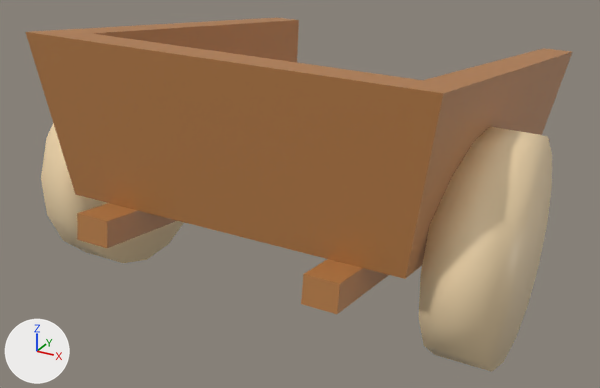
Before and after pictures for a commit that changed the FBX model Assets/3D/Carette.fbx.
Before and after are seen from a 50 mm lens placed at (0.894, -1.549, 1.07), pointed at (-0.135, 0.322, 0.134). Every picture has the same lights, and +X, +Y and +Z are marked at lower left. Where no turn or scale is listed for an object, it has been applied to the vertices.

In view in the first picture: 'Cart', 'LeftWheel', 'RightWheel'.
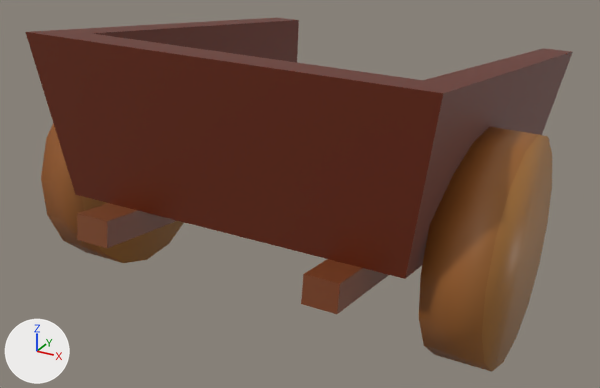
Changed parts and their boxes [x1, y1, x2, y2] in the pictures (600 x 388 px):
'Cart', recoloured, surface changed: [26, 18, 573, 314] in both
'RightWheel', recoloured, surface changed (beige to brown): [419, 127, 552, 372] in both
'LeftWheel', recoloured (beige to brown): [41, 123, 184, 263] in both

Diff of the bpy script that builds the scene:
```diff
--- a/Assets/3D/Carette.fbx.py
+++ b/Assets/3D/Carette.fbx.py
@@ img_lazytexture_png @@
+img_lazytexture_png = load_image('LazyTexture.png', '../Textures/LazyTexture.png', 64, 64, 'sRGB')
@@ mat_all @@
+mat_all = principled_material('All')
+mat_all.texture = img_lazytexture_png
@@ me_cylinder @@
 me_cylinder.from_pydata(...)  # 32 vertices, 18 faces; spans x -0.064..0.064, y -0.252..0.252, z -0.252..0.252
-me_cylinder.materials.append(mat_material_001)  # beige #ffe4b6
+me_cylinder.materials.append(mat_all)  # picture img_lazytexture_png
@@ me_cart @@
 me_cart.from_pydata(...)  # 80 vertices, 80 faces; spans x -0.47..0.47, y -0.41..1.31, z -0.31..0.38
 # used by ob_cart; location = (0.0, 0.046, 0.298)
-me_cart.materials.append(mat_brown)  # orange #b87e48
+# me_cart part 1: texture (UV) coordinates of 80 of 80 faces, centred in x -0.44..0.44, y -0.41..1.3, z -0.28..0.37, changed; they spanned u 0.12..0.88, v 0.0..1.0 and now span u 0.86..0.99, v 0.03..0.52
+me_cart.materials.append(mat_all)  # picture img_lazytexture_png
@@ me_cylinder_001 @@
 me_cylinder_001.from_pydata(...)  # 32 vertices, 18 faces; spans x -0.064..0.064, y -0.252..0.252, z -0.252..0.252
 # used by ob_rightwheel; location = (0.486, 0.039, 0.252)
-me_cylinder_001.materials.append(mat_material_001)  # beige #ffe4b6
+# me_cylinder_001 part 2: texture (UV) coordinates of 18 of 18 faces, centred in x -0.064..0.064, y -0.25..0.25, z -0.25..0.25, changed; they spanned u 0.0..1.0, v 0.01..1.0 and now span u 0.19..0.33, v 0.22..0.44
+me_cylinder_001.materials.append(mat_all)  # picture img_lazytexture_png
```
